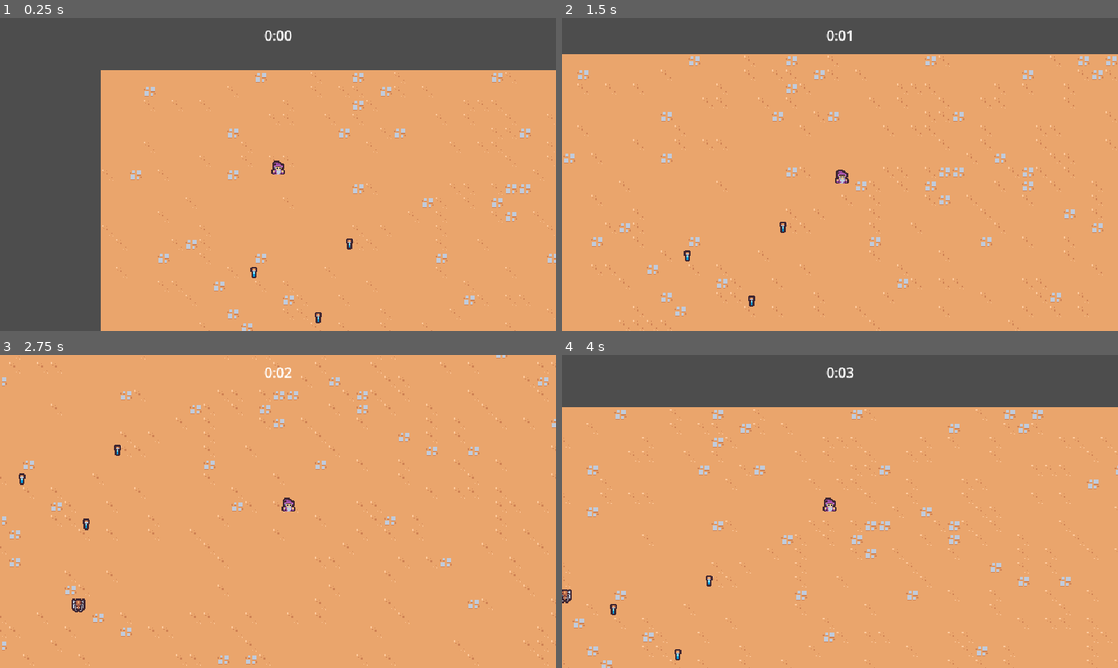
Above: before the commit, frames 1-4 (two rows, left to right).
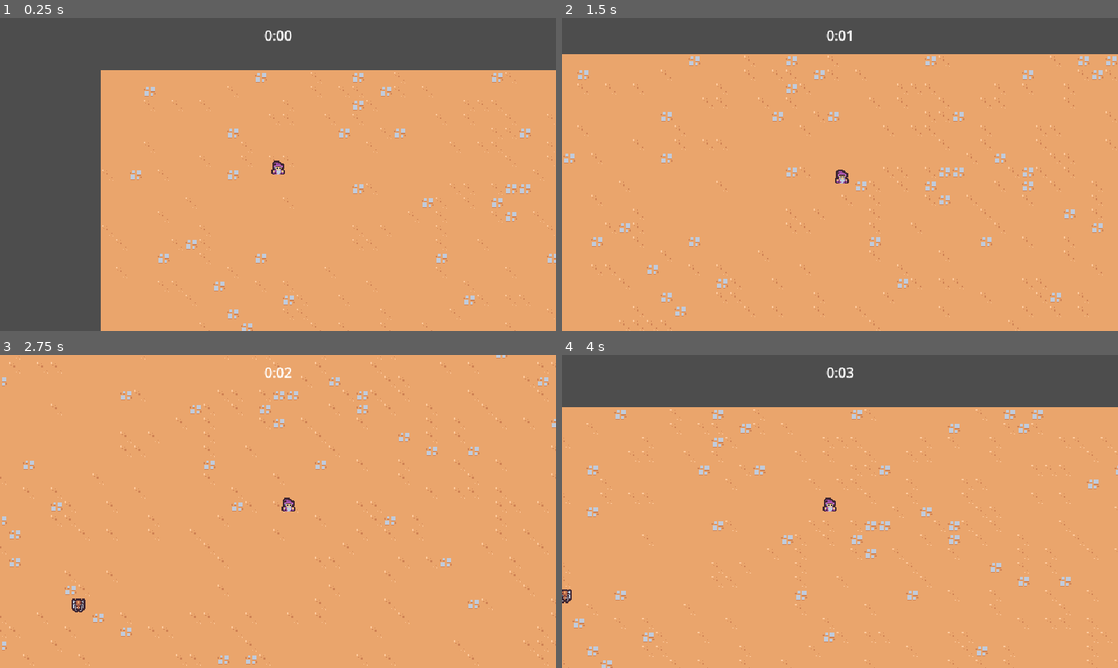
Above: after the commit, the same moments.

Repository: one19/asset-flib
Game: Godot game, scene res://scenes/main/main.tscn
Same seed, same stepped clock (60 frames per second), same inputs: the game is played once before the commit and once after it.
Inputs:
- Up to frame 1 (0.25 s): no input
- Up to frame 2 (1.5 s): tap Enter at 0.5 s; hold D (our-move-right) 0.53-1.28 s; hold S (our-move-down) from 1.28 s (still down)
- Up to frame 3 (2.75 s): release S (our-move-down) at 2.03 s; hold D (our-move-right) from 2.03 s (still down)
- Up to frame 4 (4 s): release D (our-move-right) at 2.78 s; hold W (our-move-up) 2.78-3.53 s; hold A (our-move-left) from 3.53 s (still down)

The runs differ from the first frame. In frame 1, 0.1% of the frame differs, in the area x 45-64%, y 70-98%; in frame 2, 0.1%; in frame 3, 0.1%, in the area x 3-22%, y 28-56%; in frame 4, 0.1%.

Commit message:
:recycle: spiders drop xp vials on death... usually

Diff:
--- /dev/null
+++ b/scenes/components/health_component.gd
@@ -0,0 +1,22 @@
+extends Node
+class_name HealthComponent
+
+signal died
+
+@export var maxHealth: float = 10
+var currentHealth
+
+func _ready():
+	currentHealth = maxHealth
+
+func takeDamage(damage: float):
+	currentHealth = max(currentHealth - damage, 0)
+
+	# something in our death handling is mutating
+	# this deferral waits for death until the spider animation is idle
+	Callable(checkIfDead).call_deferred()
+
+func checkIfDead():
+	if currentHealth == 0:
+		died.emit()
+		owner.queue_free()
--- /dev/null
+++ b/scenes/components/health_component.tscn
@@ -0,0 +1,6 @@
+[gd_scene load_steps=2 format=3 uid="uid://ccnyy1i17j1l3"]
+
+[ext_resource type="Script" path="res://scenes/components/health_component.gd" id="1_40c3d"]
+
+[node name="HealthComponent" type="Node"]
+script = ExtResource("1_40c3d")
--- /dev/null
+++ b/scenes/components/vial_drop_component.gd
@@ -0,0 +1,25 @@
+extends Node
+
+@export_range(0, 1) var dropPercent: float = 0.9
+@export var healthComponent: HealthComponent
+@export var vialScene: PackedScene
+
+func _ready():
+	healthComponent.died.connect(onDeath)
+
+
+func onDeath():
+	if randf() > dropPercent:
+		return
+
+	if vialScene == null:
+		return
+
+	if not owner is Node2D:
+		return
+
+	var spawnPosition = (owner as Node2D).global_position
+	var newVial = vialScene.instantiate() as Node2D
+
+	owner.get_parent().add_child(newVial)
+	newVial.global_position = spawnPosition
--- /dev/null
+++ b/scenes/components/vial_drop_component.tscn
@@ -0,0 +1,8 @@
+[gd_scene load_steps=3 format=3 uid="uid://b2gfdvhb4m0o0"]
+
+[ext_resource type="Script" path="res://scenes/components/vial_drop_component.gd" id="1_qbdev"]
+[ext_resource type="PackedScene" uid="uid://dut1o17sluxwi" path="res://scenes/gameObjects/smallEXP/small_exp.tscn" id="2_ijjk8"]
+
+[node name="VialDropComponent" type="Node"]
+script = ExtResource("1_qbdev")
+vialScene = ExtResource("2_ijjk8")
--- a/scenes/enemies/spider/spider.gd
+++ b/scenes/enemies/spider/spider.gd
@@ -1,6 +1,8 @@
 extends CharacterBody2D
 
 const MAX_SPEED = 75
+
+@onready var healthComponent: HealthComponent = $HealthComponent
 
 # Called when the node enters the scene tree for the first time.
 func _ready():
@@ -26,4 +28,4 @@
 
 
 func onAreaEntered(_swordArea):
-	queue_free()
+	healthComponent.takeDamage(100)
--- a/scenes/enemies/spider/spider.tscn
+++ b/scenes/enemies/spider/spider.tscn
@@ -1,7 +1,9 @@
-[gd_scene load_steps=5 format=3 uid="uid://bxqwge87bx7fp"]
+[gd_scene load_steps=7 format=3 uid="uid://bxqwge87bx7fp"]
 
 [ext_resource type="Script" path="res://scenes/enemies/spider/spider.gd" id="1_ernpn"]
+[ext_resource type="PackedScene" uid="uid://ccnyy1i17j1l3" path="res://scenes/components/health_component.tscn" id="2_7o11o"]
 [ext_resource type="Texture2D" uid="uid://etbsa837cb6a" path="res://scenes/enemies/spider/spider.png" id="2_omdsj"]
+[ext_resource type="PackedScene" uid="uid://b2gfdvhb4m0o0" path="res://scenes/components/vial_drop_component.tscn" id="3_4r4ur"]
 
 [sub_resource type="CircleShape2D" id="CircleShape2D_rt372"]
 radius = 12.0
@@ -14,6 +16,12 @@
 collision_mask = 9
 motion_mode = 1
 script = ExtResource("1_ernpn")
+
+[node name="HealthComponent" parent="." instance=ExtResource("2_7o11o")]
+maxHealth = 100.0
+
+[node name="VialDropComponent" parent="." node_paths=PackedStringArray("healthComponent") instance=ExtResource("3_4r4ur")]
+healthComponent = NodePath("../HealthComponent")
 
 [node name="Area2D" type="Area2D" parent="."]
 collision_layer = 0
--- a/scenes/main/main.tscn
+++ b/scenes/main/main.tscn
@@ -7,7 +7,6 @@
 [ext_resource type="PackedScene" uid="uid://cgkpm06ddsht1" path="res://scenes/enemies/enemy_manager.tscn" id="1_tas1d"]
 [ext_resource type="PackedScene" uid="uid://bhimx1rb15e3k" path="res://scenes/ui/arena_time_manager.tscn" id="2_o45sk"]
 [ext_resource type="PackedScene" uid="uid://brww8b75stjiu" path="res://scenes/experience/experience_manager.tscn" id="3_pe8bv"]
-[ext_resource type="PackedScene" uid="uid://dut1o17sluxwi" path="res://scenes/gameObjects/smallEXP/small_exp.tscn" id="7_s3wi4"]
 
 [node name="main" type="Node"]
 
@@ -29,12 +28,3 @@
 layer_0/tile_data = PackedInt32Array(65536, 0, 4, 65537, 0, 4, 65538, 0, 4, 65539, 0, 4, 65540, 0, 4, 65541, 0, 4, 6554 …(49088 unchanged characters)…
 
 [node name="Player" parent="." instance=ExtResource("1_dnpd2")]
-
-[node name="smallEXP" parent="." instance=ExtResource("7_s3wi4")]
-position = Vector2(-28, 112)
-
-[node name="smallEXP2" parent="." instance=ExtResource("7_s3wi4")]
-position = Vector2(82, 79)
-
-[node name="smallEXP3" parent="." instance=ExtResource("7_s3wi4")]
-position = Vector2(46, 164)
Not shown: 1 places in scenes/main/main.tscn that only renumber resources
